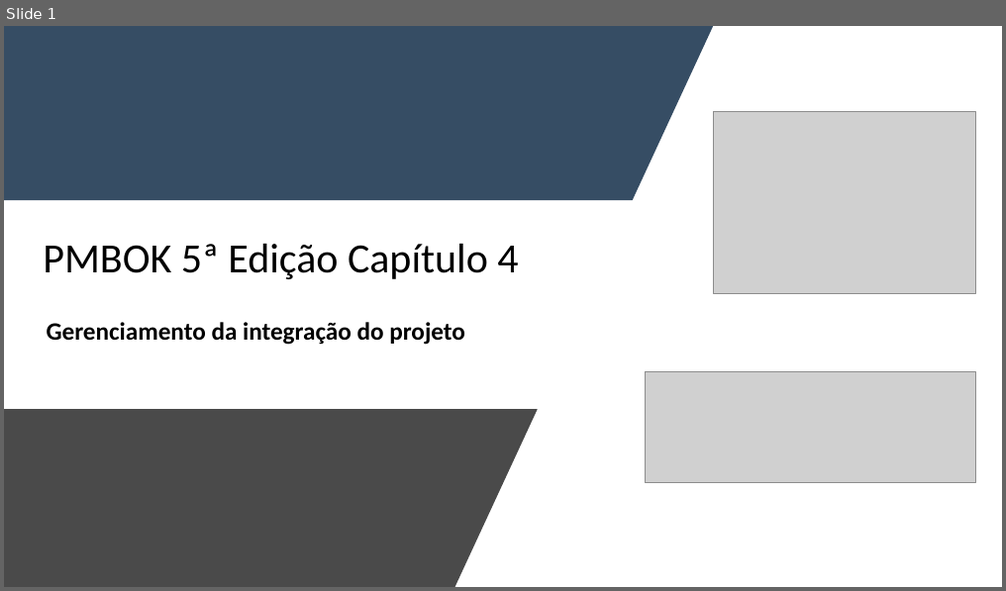
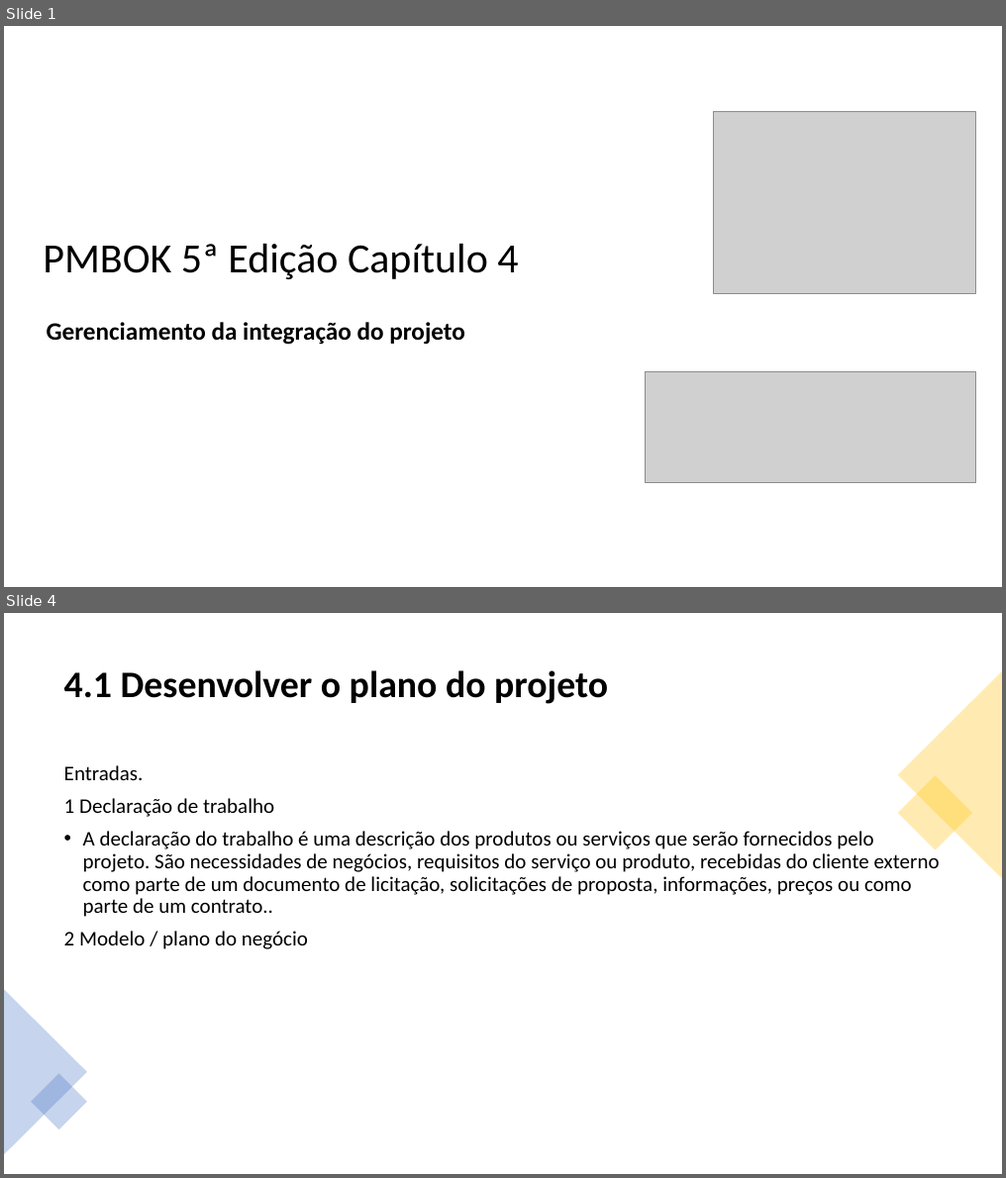
Before and after one commit to jharbes/ADMINISTRACAO-DE-REDES, a slide deck: RELATORIO PROVA P2/relatorio-pmbok-capitulo4-jharbes.pptx. Shown one above the other, each under a label of ours: slide 1 before the commit, slides 1 and 4 after it; the slides between them are not shown. The pictures are 1006x591 and 1006x1178 pixels, drawn with LibreOffice and Linux fonts; fonts in the diff are those of the drawing; grey boxes stand for pictures. Boxes give left, top, right and bottom in pixels: in the first picture for what was removed or moved away, otherwise in the second. Text is boxed around its words. In the diff, an @@ line names an element or a change of style, - is before the commit and + after.

```diff
--- a/RELATORIO PROVA P2/relatorio-pmbok-capitulo4-jharbes.pptx
+++ b/RELATORIO PROVA P2/relatorio-pmbok-capitulo4-jharbes.pptx
@@ slide 4 added at [4, 613, 1002, 1174], background #FFFFFF @@
@@ title added at [64, 670, 608, 704], 36 pt, text #000000, bold @@
+4.1 Desenvolver o plano do projeto
@@ triangle added at [898, 671, 1002, 878], fill #FFC000 at 30% opacity @@
@@ text added at [64, 765, 940, 950], 20 pt, text #000000 @@
+Entradas.
+1 Declaração de trabalho
+• A declaração do trabalho é uma descrição dos produtos ou serviços que serão fornecidos pelo projeto. São necessidades de negócios, requisitos do serviço ou produto, recebidas do cliente externo como parte de um documento de licitação, solicitações de proposta, informações, preços ou como parte de um contrato..
+2 Modelo / plano do negócio
@@ rectangle added at [898, 775, 973, 851], fill #FFC000 at 30% opacity @@
@@ triangle added at [4, 989, 87, 1155], fill #4472C4 at 30% opacity @@
@@ rectangle added at [31, 1073, 87, 1130], fill #4472C4 at 30% opacity @@
@@ slide 1 changed as well @@
@@ freeform shape removed at [4, 26, 713, 200] @@
@@ freeform shape removed at [4, 409, 538, 587] @@
```
Also in this commit, not shown: 4 other slides added, 1 other file.
